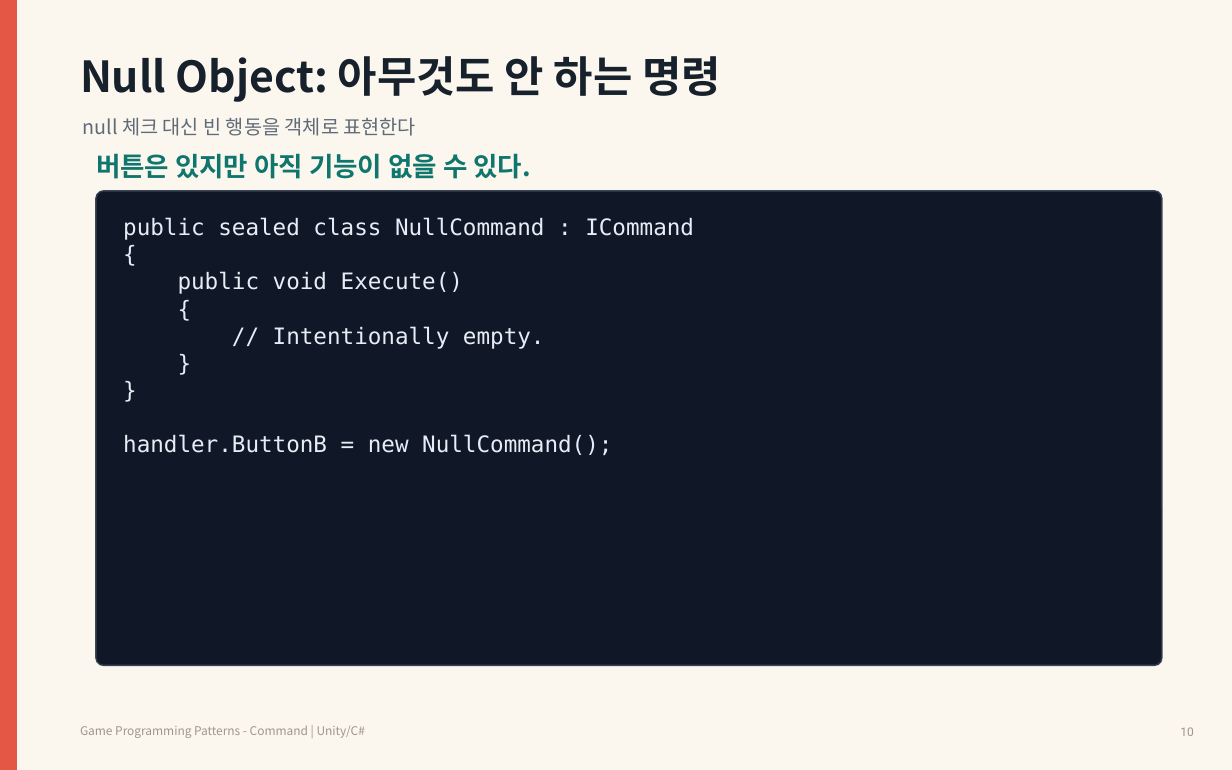
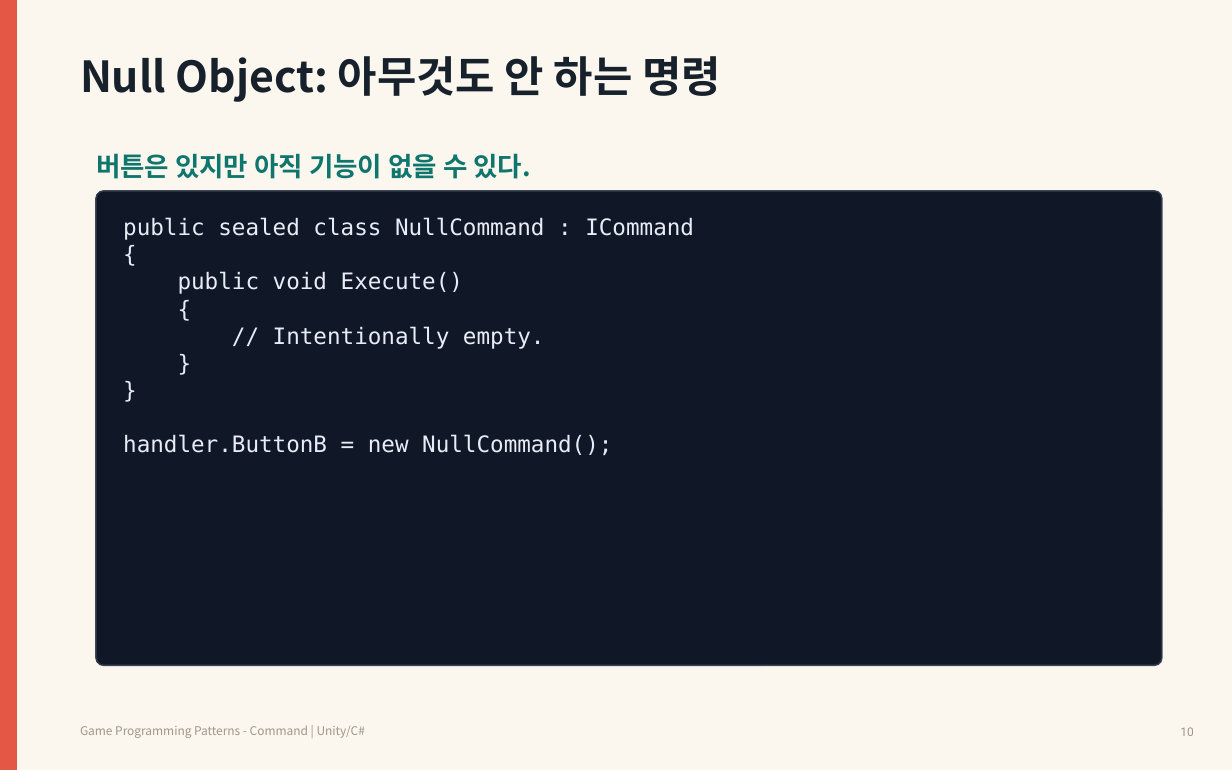
Before and after one commit to Meerkat-GMD/unity-programming-pattern, a slide deck: slide 10 of 강의자료/유니티 프로그래밍 패턴 2차시 - Command Pattern.pptx. Drawn at 1232x770 pixels with LibreOffice and Linux fonts; fonts in the diff are those of the drawing. Boxes give left, top, right and bottom in pixels: in the first picture for what was removed or moved away, otherwise in the second. Text is boxed around its words. In the diff, an @@ line names an element or a change of style, - is before the commit and + after.

```diff
--- a/강의자료/유니티 프로그래밍 패턴 2차시 - Command Pattern.pptx
+++ b/강의자료/유니티 프로그래밍 패턴 2차시 - Command Pattern.pptx
@@ text removed at (x1=83, y1=117, x2=417, y2=136) @@
-null 체크 대신 빈 행동을 객체로 표현한다
```
Also in this commit, not shown: 32 other slides changed.
